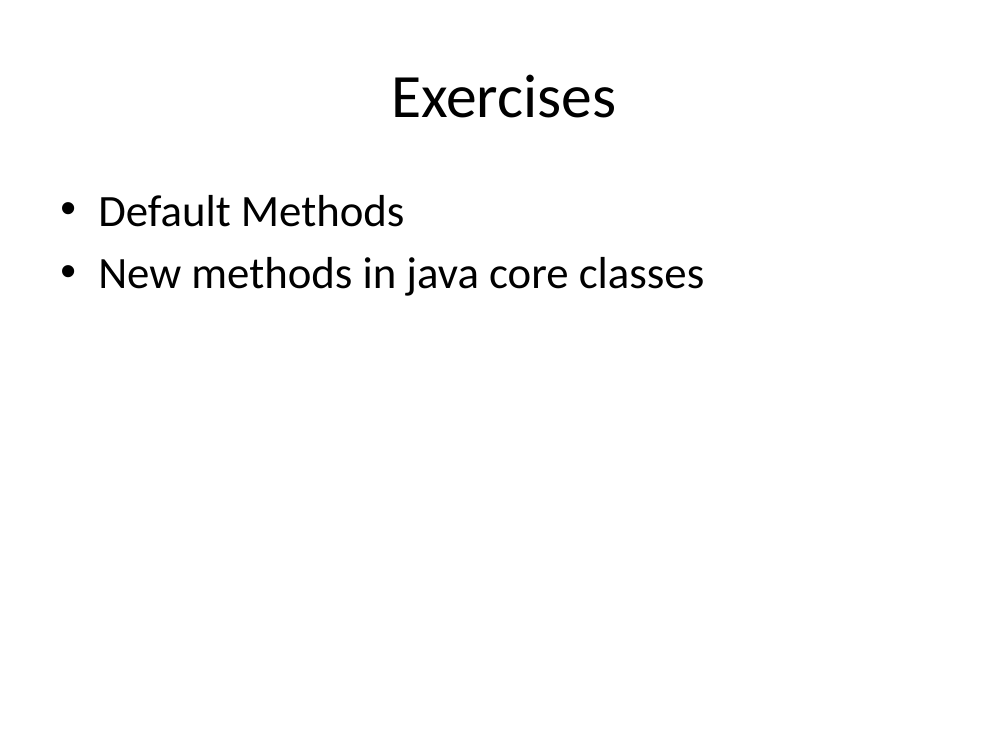
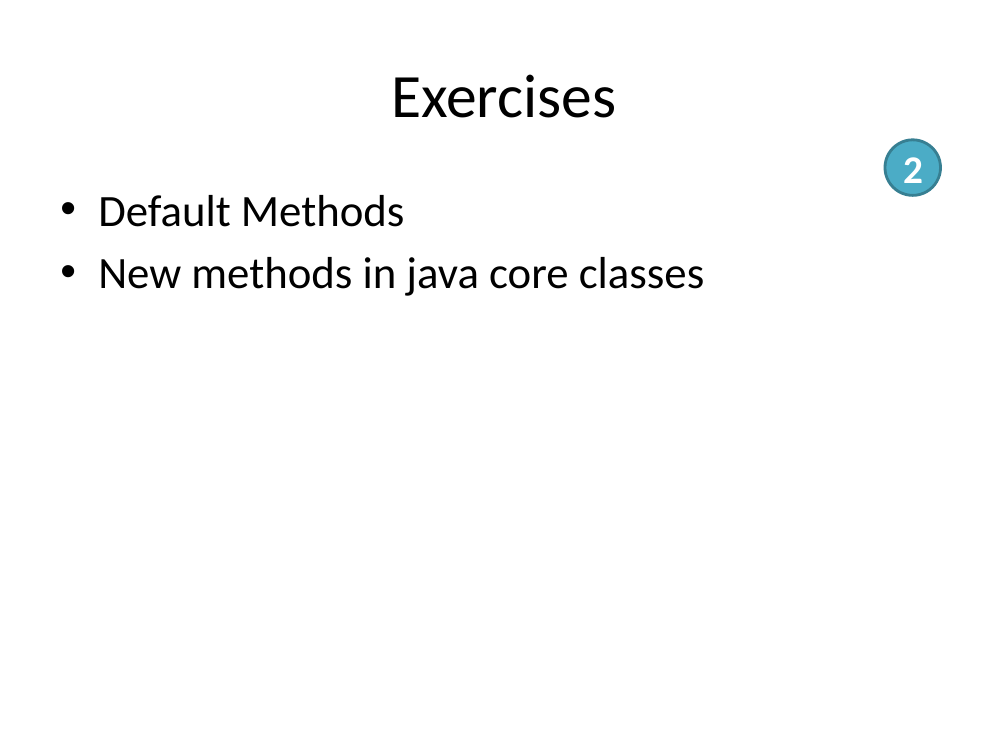
Before and after one commit to kwakeroni/workshops, a slide deck: slide 26 of workshop-java8.pptx. Drawn at 1008x756 pixels with LibreOffice and Linux fonts; fonts in the diff are those of the drawing. Boxes give left, top, right and bottom in pixels: in the first picture for what was removed or moved away, otherwise in the second. Text is boxed around its words. In the diff, an @@ line names an element or a change of style, - is before the commit and + after.

Commit message:
Added more exercises, small adaptations to presentation

```diff
--- a/workshop-java8.pptx
+++ b/workshop-java8.pptx
@@ ellipse added at [885, 140, 940, 196], fill #4BACC6, outline #377F92 2 pt, 28 pt, text #FFFFFF, bold @@
+2
```
Also in this commit, not shown: 3 other slides changed, 9 other files.
